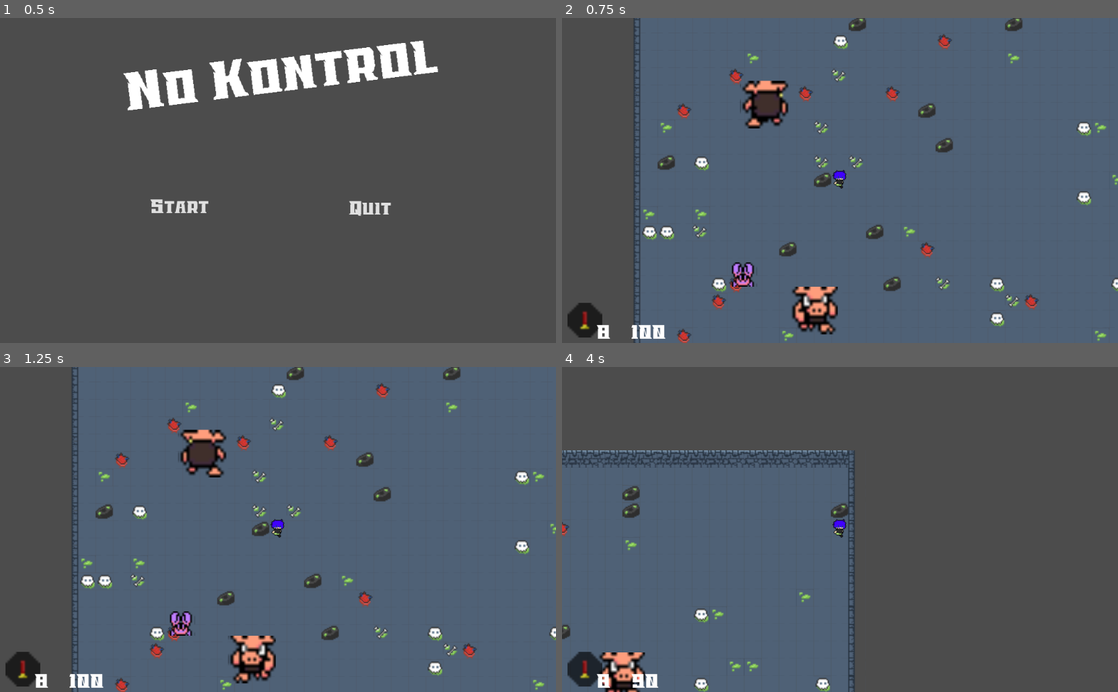
Above: before the commit, frames 1-4 (two rows, left to right).
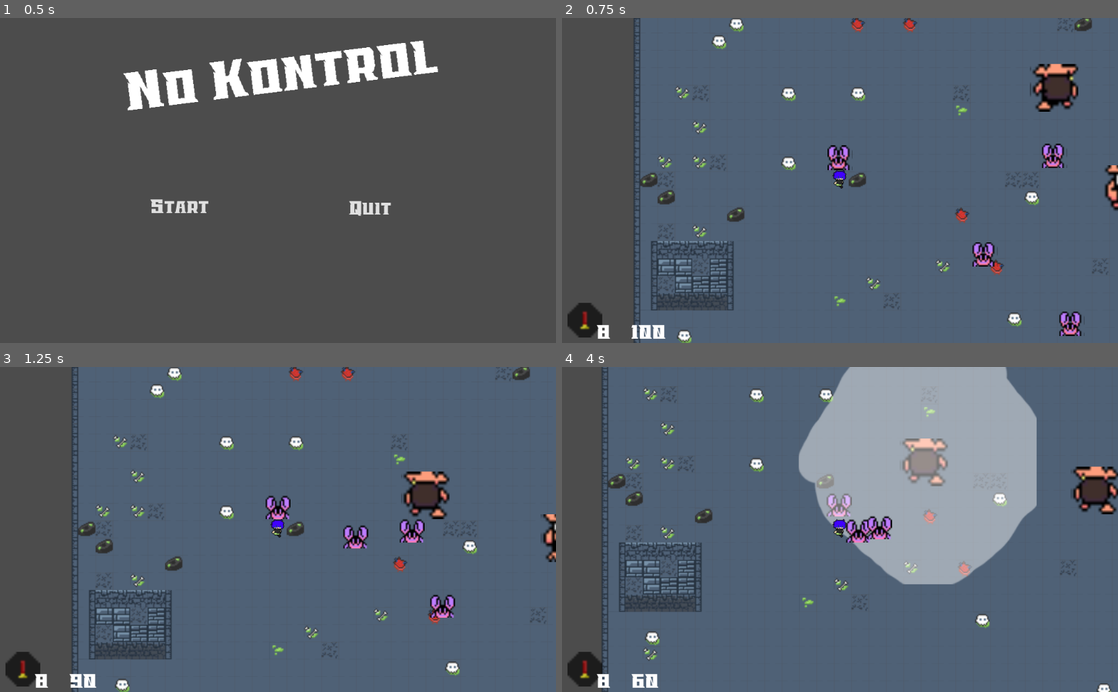
Above: after the commit, the same moments.

Repository: navett52/GMTK2020JamEntry
Game: Godot game, scene res://Menu.tscn
The game is run twice, just before and just after one commit, with the same random seed, the same clock (stepped at 60 frames per second) and the same inputs. The engine's default icon, where the game draws it, is replaced by a stand-in: a white triangle on a blue panel in a dark square. Sound files missing from this copy of the repository are replaced by a short silence.
Inputs (mouse positions are in pixels of both pictures, inside the frame that each line leads up to):
- Up to frame 1 (0.5 s): no input
- Up to frame 2 (0.75 s): click "Start" at 0.5 s
- Up to frame 3 (1.25 s): no input
- Up to frame 4 (4 s): move the mouse to (962, 513) at 1.27 s; hold D (move_right) 1.28-2.03 s; right-click (962, 513) at 1.35 s; move the mouse to (728, 545) at 2.02 s; hold S (move_down) 2.03-2.78 s; click (728, 545) at 2.1 s; move the mouse to (895, 458) at 2.77 s; hold D (move_right) 2.78-3.53 s; right-click (895, 458) at 2.85 s; move the mouse to (812, 594) at 3.52 s; hold W (move_up) from 3.53 s (still down); click (812, 594) at 3.6 s

Frame 1 is identical in both runs. In frame 2, 11% of the frame differs, in the area x 13-100%, y 0-100%; in frame 3, 11%; in frame 4, 70%, in the area x 0-100%, y 0-100%.

Commit message:
Some last minute changes

Diff:
--- a/Art/Tileset/Walls.tres
+++ b/Art/Tileset/Walls.tres
@@ -50,12 +50,6 @@
 [sub_resource type="ConvexPolygonShape2D" id=16]
 points = PoolVector2Array( 0, 0, 16, 0, 16, 16, 0, 16 )
 
-[sub_resource type="ConvexPolygonShape2D" id=20]
-points = PoolVector2Array( 0, 0, 16, 0, 16, 16, 0, 16 )
-
-[sub_resource type="ConvexPolygonShape2D" id=21]
-points = PoolVector2Array( 0, 0, 16, 0, 16, 16, 0, 16 )
-
 [resource]
 0/name = "Environment2.png 0"
 0/texture = ExtResource( 1 )
@@ -64,13 +58,13 @@
 0/region = Rect2( 0, 0, 144, 144 )
 0/tile_mode = 1
 0/autotile/bitmask_mode = 2
-0/autotile/bitmask_flags = [ Vector2( 0, 0 ), 432, Vector2(  …(203 unchanged characters)…  504, Vector2( 2, 1 ), 455, Vector2( 2, 3 ), 455, Vector2( 2, 4 ), 63, Vector2(  …(539 unchanged characters)…
+0/autotile/bitmask_flags = [ Vector2( 0, 0 ), 432, Vector2(  …(203 unchanged characters)…  504, Vector2( 2, 1 ), 455, Vector2( 2, 2 ), 511, Vector2( 2, 3 ), 455, Vector2( 2, 4 ), 63, Vector2(  …(539 unchanged characters)…
 0/autotile/icon_coordinate = Vector2( 0, 0 )
 0/autotile/tile_size = Vector2( 16, 16 )
 0/autotile/spacing = 0
 0/autotile/occluder_map = [  ]
 0/autotile/navpoly_map = [  ]
-0/autotile/priority_map = [ Vector3( 2, 2, 8 ), Vector3( 5, 0, 40 ), Vector3( 5, 1, 4 ), Vector3( 6, 0, 4 ), Vector3( 6, 1, 4 ), Vector3( 6, 3, 10 ), Vector3( 7, 0, 4 ), Vector3( 7, 1, 4 ) ]
+0/autotile/priority_map = [ Vector3( 5, 0, 100 ), Vector3( 5, 1, 4 ), Vector3( 6, 0, 4 ), Vector3( 6, 1, 4 ), Vector3( 6, 3, 10 ), Vector3( 7, 0, 4 ), Vector3( 7, 1, 4 ) ]
 0/autotile/z_index_map = [  ]
 0/occluder_offset = Vector2( 0, 0 )
 0/navigation_offset = Vector2( 0, 0 )
@@ -175,17 +169,5 @@
 "one_way_margin": 1.0,
 "shape": SubResource( 16 ),
 "shape_transform": Transform2D( 1, 0, 0, 1, 0, 0 )
-}, {
-"autotile_coord": Vector2( 7, 7 ),
-"one_way": false,
-"one_way_margin": 1.0,
-"shape": SubResource( 20 ),
-"shape_transform": Transform2D( 1, 0, 0, 1, 0, 0 )
-}, {
-"autotile_coord": Vector2( 4, 7 ),
-"one_way": false,
-"one_way_margin": 1.0,
-"shape": SubResource( 21 ),
-"shape_transform": Transform2D( 1, 0, 0, 1, 0, 0 )
 } ]
 0/z_index = 0
--- a/Hero/Hero.tscn
+++ b/Hero/Hero.tscn
@@ -190,7 +190,6 @@
 scale = Vector2( 0.644144, 0.674822 )
 frames = SubResource( 31 )
 animation = "up"
-frame = 6
 playing = true
 
 [node name="CollisionShape2D" type="CollisionShape2D" parent="."]
--- a/Menu.tscn
+++ b/Menu.tscn
@@ -64,5 +64,9 @@
 stream = ExtResource( 7 )
 autoplay = true
 script = ExtResource( 8 )
+
+[node name="ButtSounds" type="AudioStreamPlayer2D" parent="."]
+[connection signal="mouse_entered" from="Button" to="Button" method="_on_Button_mouse_entered"]
 [connection signal="pressed" from="Button" to="Button" method="_on_Button_pressed"]
+[connection signal="mouse_entered" from="Button2" to="Button2" method="_on_Button2_mouse_entered"]
 [connection signal="pressed" from="Button2" to="Button2" method="_on_Button2_pressed"]
--- a/Room/Room.gd
+++ b/Room/Room.gd
@@ -15,6 +15,7 @@
 
 # Private variables
 var player
+var room_count = 0
 var enemy_count = 0
 var rooms_completed = 0
 var tile_map = TileMap
@@ -33,6 +34,10 @@
 
 var SmallEnemy = load("res://Enemies/SmallEnemy.tscn")
 var BigEnemy = load("res://Enemies/BigEnemy.tscn")
+
+var House = load("res://Room/Structures/House.tscn")
+
+var menu = load("res://Menu.tscn")
 
 
 func _ready():
@@ -44,6 +49,7 @@
 	audio = get_parent().get_node("AudioStreamPlayer2D")
 	# Generate the first room
 	generate_room()
+	room_count = 0
 
 
 func _process(delta):
@@ -104,6 +110,8 @@
 
 # High level method to generate the room
 func generate_room():
+	if room_count >= 9:
+		get_tree().change_scene_to(menu)
 	reset()
 	room_size = Vector2(rand.randi_range(30, 45), rand.randi_range(30, 45))
 	tile_map = TileMap.new()
@@ -121,6 +129,7 @@
 		audio.stream = song2
 		audio.playing = true
 	player.global_position = Vector2(200, 200)
+	room_count += 1
 
 
 # Outline the room with tiles so the player is constrained
@@ -166,6 +175,11 @@
 				var small = SmallEnemy.instance()
 				small.global_position = Vector2(x * tile_map.cell_size.x, y * tile_map.cell_size.y)
 				get_parent().add_child(small)
+
+			if (randf() < .0015):
+				var house = House.instance()
+				house.global_position = Vector2(x * tile_map.cell_size.x, y * tile_map.cell_size.y)
+				get_parent().add_child(house)
 
 			if (randf() < .002):
 				var big = BigEnemy.instance()
Not shown: 1 places in Art/Tileset/Walls.tres that only renumber resources
